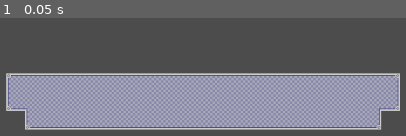
Above: before the commit, frame 1.
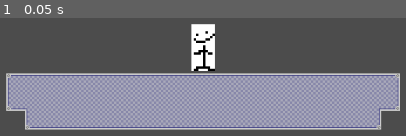
Above: after the commit, the same moment.

Repository: Airtoum/Twin-Manifold
Game: Godot game, scene res://Levels/Level A.tscn
Two runs of this game, one before a commit and one after it. Both use one fixed random seed, a clock stepped at 60 frames per second and the inputs below. The project has no main scene, so this scene is started directly.
Inputs:
- Up to frame 1 (0.05 s): no input

The runs differ from the first frame. In frame 1, 2.2% of the frame differs, in the area x 47-53%, y 5-45%.

Commit message:
StateMachine class written

Diff:
--- /dev/null
+++ b/Twin Manifold/Entities/ScientistBlue/ScientistBlue.tscn
@@ -0,0 +1,16 @@
+[gd_scene load_steps=3 format=2]
+
+[ext_resource path="res://Assets/Placeholder2.png" type="Texture" id=1]
+
+[sub_resource type="CapsuleShape2D" id=1]
+radius = 15.0
+height = 30.0
+
+[node name="ScientistBlue" type="KinematicBody2D"]
+
+[node name="Placeholder2" type="Sprite" parent="."]
+scale = Vector2( 3, 3 )
+texture = ExtResource( 1 )
+
+[node name="CollisionShape2D" type="CollisionShape2D" parent="."]
+shape = SubResource( 1 )
--- a/Twin Manifold/Levels/Level A.tscn
+++ b/Twin Manifold/Levels/Level A.tscn
@@ -1,6 +1,7 @@
-[gd_scene load_steps=2 format=2]
+[gd_scene load_steps=3 format=2]
 
 [ext_resource path="res://Tiles/FactoryTileset.tres" type="TileSet" id=1]
+[ext_resource path="res://Entities/ScientistBlue/ScientistBlue.tscn" type="PackedScene" id=2]
 
 [node name="Node2D" type="Node2D"]
 
@@ -9,3 +10,6 @@
 cell_size = Vector2( 24, 24 )
 format = 1
 tile_data = PoolIntArray( 1310731, 0, 1, 1310732, 0, 2, 1310733, 0, 2, 1310734, 0, 2, 1310735, 0, 2, 1310736, 0, 2, 131 …(1005 unchanged characters)…
+
+[node name="ScientistBlue" parent="." instance=ExtResource( 2 )]
+position = Vector2( 515.958, 447.093 )
--- /dev/null
+++ b/Twin Manifold/StateMachine/SMState.gd
@@ -0,0 +1,26 @@
+extends Node
+
+class_name SMState
+
+var agent
+
+
+# Called when the node enters the scene tree for the first time.
+func _ready():
+	pass # Replace with function body.
+
+# To be overridden, if desired. Happens on state start once.
+func state_start(state_from):
+	pass
+
+# Called every frame, if StateMachine's current state is this. Override this.
+func state_process(delta):
+	pass
+
+# For physics, if StateMachine's current state is this. Override this.
+func state_physics_process(delta):
+	pass
+
+# Override if you want. Happens on state end.
+func state_end(state_to):
+	pass
--- /dev/null
+++ b/Twin Manifold/StateMachine/StateMachine.gd
@@ -0,0 +1,36 @@
+extends Node
+
+class_name StateMachine
+
+export(NodePath) onready var current_state = get_node(current_state) as SMState
+var state_list = []
+var state_name_lookup = {}
+export(NodePath) onready var agent = get_node(agent) # wish I could export what type this was to maximize modularity
+# can you override variables when inheriting? if so, override with the type of
+# whatever the the state machine is being used by
+
+
+# Called when the node enters the scene tree for the first time.
+func _ready():
+	for child in self.get_children():
+		if child is SMState:
+			state_list.append(child)
+			state_name_lookup[child.name] = child
+			child.agent = agent
+
+
+# Called every frame. 'delta' is the elapsed time since the previous frame.
+func _process(delta):
+	current_state.state_process(delta)
+
+func _physics_process(delta):
+	current_state.state_physics_process(delta)
+
+
+func set_state(name):
+	var new_state = state_name_lookup[name]
+	if !new_state: # if not null, proceed
+		return
+	current_state.end_state(new_state)
+	new_state.start_state(current_state) # current state hasn't changed yet, hopefully this doesn't raise any unwanted behaviour
+	current_state = new_state
--- a/Twin Manifold/project.godot
+++ b/Twin Manifold/project.godot
@@ -8,9 +8,20 @@
 
 config_version=4
 
-_global_script_classes=[  ]
+_global_script_classes=[ {
+"base": "Node",
+"class": "SMState",
+"language": "GDScript",
+"path": "res://StateMachine/SMState.gd"
+}, {
+"base": "Node",
+"class": "StateMachine",
+"language": "GDScript",
+"path": "res://StateMachine/StateMachine.gd"
+} ]
 _global_script_class_icons={
-
+"SMState": "",
+"StateMachine": ""
 }
 
 [application]
Binary file added: Twin Manifold/Assets/Placeholder2.png
Not shown, added: Twin Manifold/Assets/Placeholder2.png.import
